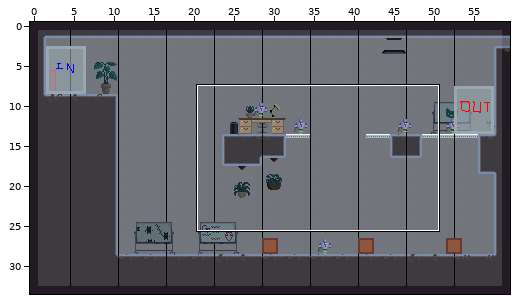
Tiled map -- Assets/Tiles/Alex/Alex Romo 1.tmx. Above: a wide view before the commit, with the close-up outlined.
Close-up. Earlier state:
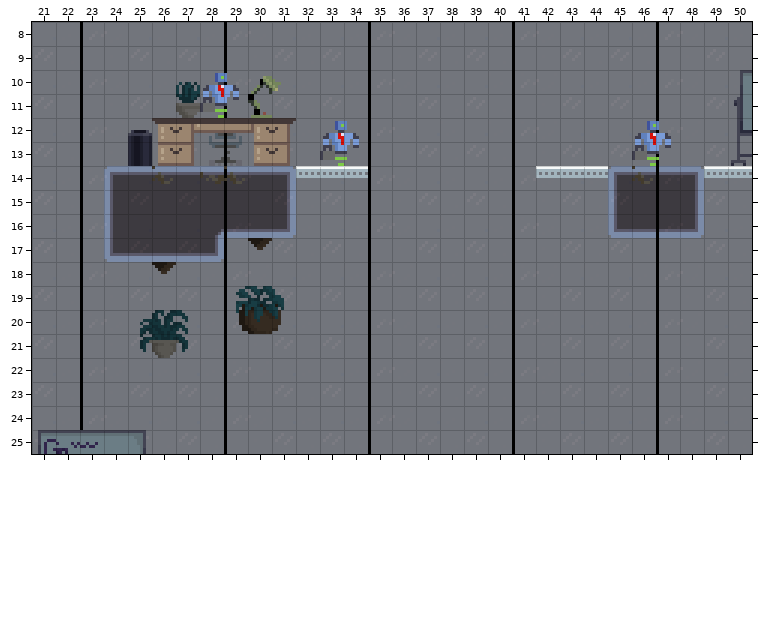
Cells are 8x8 px. Shown: x 21..50, y 8..25. The commit also changed other parts of the map, which this record leaves out.
The same view after the edit:
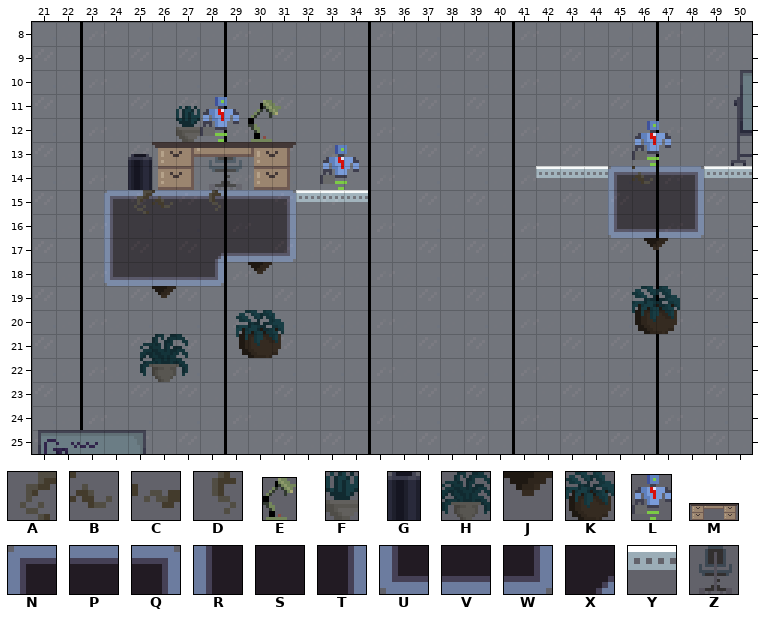
Key: from "Branches": A 0, B 1, C 13, D 14; from "Decoration": E 3 "Desk Lamp", F 5 "small_plant", G 7 "trash_can", H 9 "Hanging Plant 1", J 10 "Hanging Plant Fixture", K 11 "Hanging Plant 2"; from "Mechanics": L 11 "Robot Lame", M 14 "Desk2"; from "Rocks": N 0, P 1, Q 2, R 6, S 7, T 8, U 12, V 13, W 14, X 29; from "Semisolids": Y 0; from "city": Z 1259.
_ is an empty cell.
Objects are placed by their top-left corner, in cells (3,4 is the top-left corner of cell 3,4); size is 1x1 cell unless given.
Tiles replaced or removed in this view: B, C, N, P, Q, R, S, T, U, V, W, X, Y, Z.
Edits made:
Changed rows in their new state; . is an unchanged cell.
Layer "Ground":
first column x 24:
14 ________
15 NPPPPPPQ
16 ....SSST
17 RSSSXVVW
18 UVVVW...
Layer "Semisolids":
first column x 32:
14 ___
15 YYY
Layer "Other":
first column x 28:
13 _
14 Z
Layer "Decoration":
added: F "small_plant" at 27,11.5 size 1x1.5
added: E "Desk Lamp" at 30,11.2 size 1.4x1.8
added: G "trash_can" at 25,13.5 size 1x1.5
added: J "Hanging Plant Fixture" at 46.5,17
added: J "Hanging Plant Fixture" at 30,18
added: J "Hanging Plant Fixture" at 26,19
added: K "Hanging Plant 2" at 46,19 size 2x2
added: K "Hanging Plant 2" at 29.5,20 size 2x2
added: H "Hanging Plant 1" at 25.5,21 size 2x2
removed: F "small_plant" at 27,10.5 size 1x1.5
removed: E "Desk Lamp" at 30,10.2 size 1.4x1.8
removed: G "trash_can" at 25,12.5 size 1x1.5
removed: J "Hanging Plant Fixture" at 30,17
removed: J "Hanging Plant Fixture" at 26,18
removed: K "Hanging Plant 2" at 29.5,19 size 2x2
removed: H "Hanging Plant 1" at 25.5,20 size 2x2
Layer "Branches":
first column x 25:
14 ._.__
15 AB.D.
Layer "Mechanics":
added: L "Robot Lame" at 28,11.1 size 1.6x1.9
added: L "Robot Lame" at 33,13.1 size 1.6x1.9
added: M "Desk2" at 26,13 size 6x2
removed: L "Robot Lame" at 28,10.1 size 1.6x1.9
removed: L "Robot Lame" at 33,12.1 size 1.6x1.9
removed: M "Desk2" at 26,12 size 6x2
Where, in picture pixels (left, top, right, bottom), the same in both close-ups:
changed: (104, 73, 368, 382)
added: (644, 238, 668, 250)
added: (632, 286, 680, 334)
